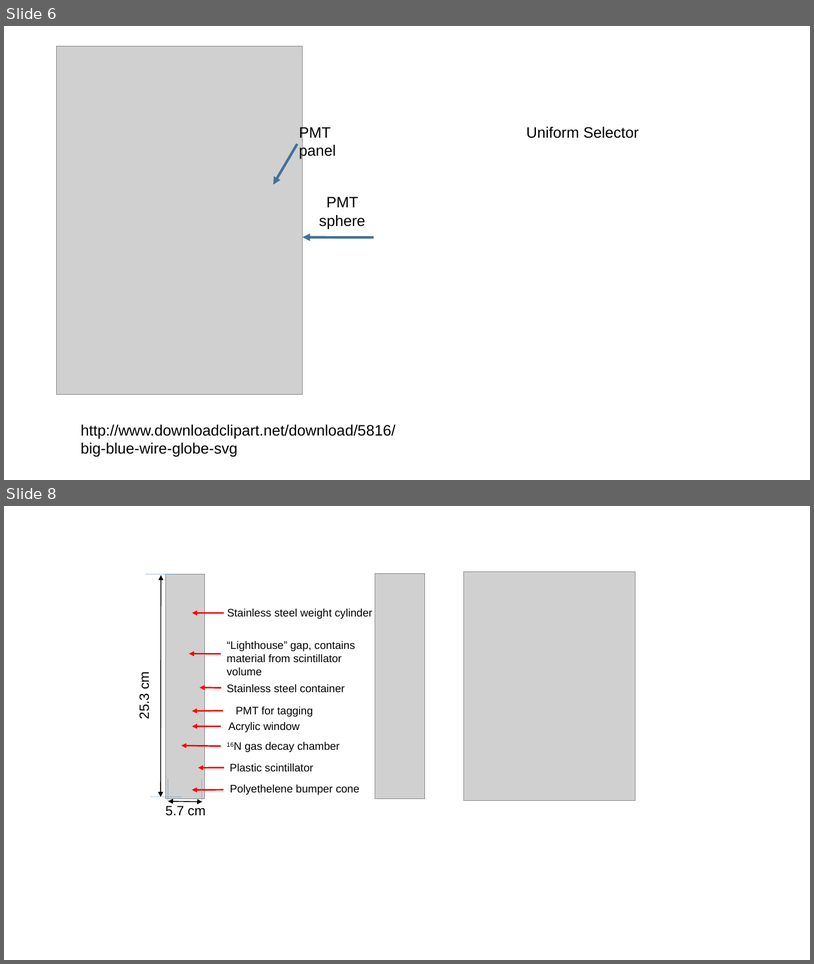
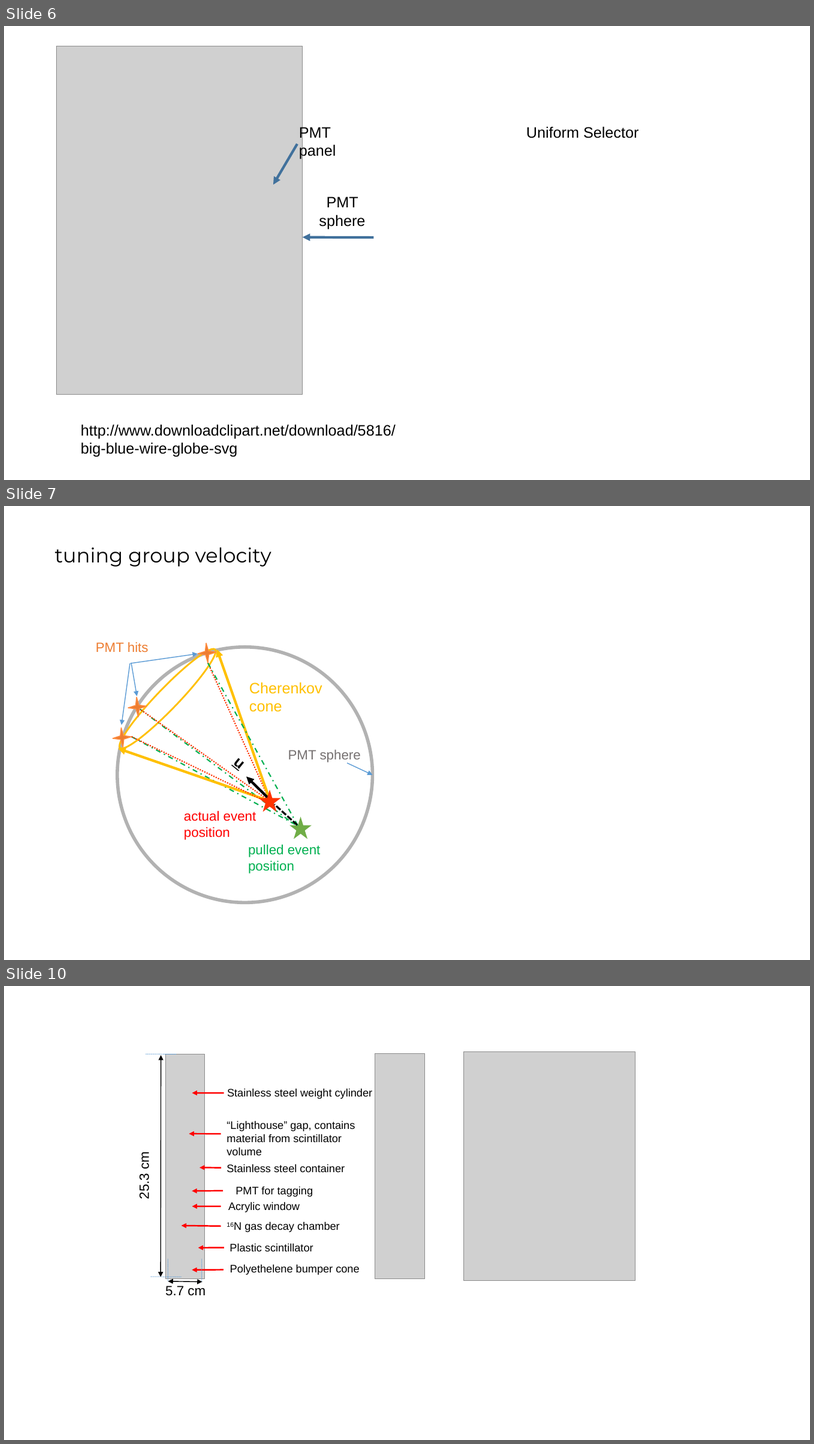
Before and after one commit to jhualberta/thesis, a slide deck: thesisPlots1.ppt. Shown one above the other, each under a label of ours: slides 6 and 8 before the commit, slides 6, 7 and 10 after it; the slides between them are not shown. The pictures are 814x964 and 814x1444 pixels, drawn with LibreOffice and Linux fonts; fonts in the diff are those of the drawing; grey boxes stand for pictures. Boxes give left, top, right and bottom in pixels: in the first picture for what was removed or moved away, otherwise in the second. Text is boxed around its words. In the diff, an @@ line names an element or a change of style, - is before the commit and + after.

```diff
--- a/thesisPlots1.ppt
+++ b/thesisPlots1.ppt
@@ slide 7 added at (4,506,810,960), background #FFFFFF @@
@@ title added at (55,547,272,567), 24 pt, text #000000 @@
+tuning group velocity
@@ group added at (96,642,373,902): 7 lines, 7 arrows, 6 texts, 5 freeform shapes, 2 ellipses @@
+PMT sphere
+actual event position
+pulled event position
+u
+Cherenkov
+cone
+PMT hits
@@ what was slide 8 is now slide 10 @@
```
Also in this commit, not shown: 2 slides changed, 1 other slide added, 13 other files.
